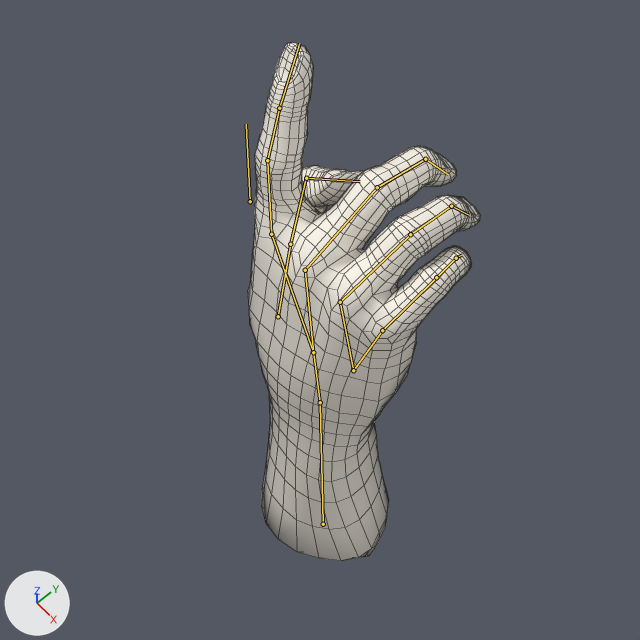
What one commit did to the Blender file hand.blend.
The view is the same before and after, from the file's camera 'Camera'. The axes (+X, +Y, +Z) are drawn at lower left. The lights are the same throughout. Both versions are drawn at the pose saved in each file; the numbers are the values there. The bones that bend it are drawn over the model as lines. Mesh edges are drawn as thin lines.

Names of what the first picture shows: 'HandMesh'.
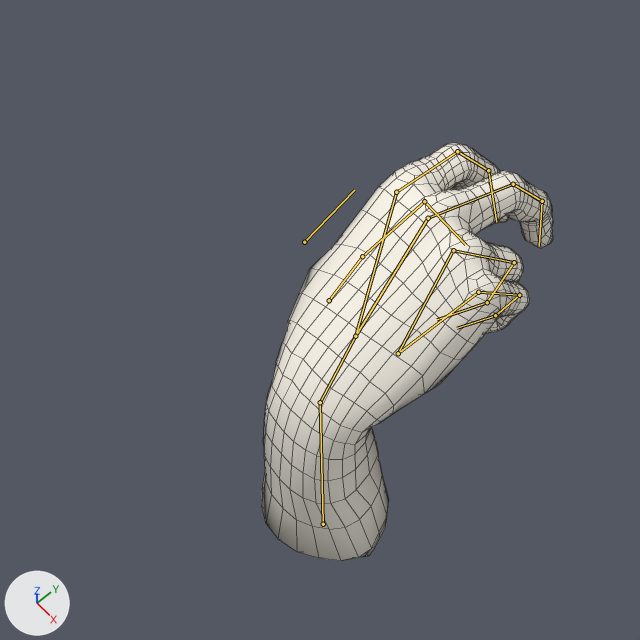
Where the change shows, as pixel boxes [x1, y1, x2, y2] in the pictures (640 x 640 px):
'HandMesh', posed (25% wider, 19% shorter)
    before: [248, 42, 481, 561]
    after: [262, 142, 553, 561]
bone 'wrist.R', root to tip
    before: (320, 402) to (313, 352)
    after: (320, 402) to (355, 336)
bone 'finger2-1.R', root to tip
    before: (271, 234) to (267, 160)
    after: (396, 192) to (457, 151)
bone 'finger3-1.R', root to tip
    before: (305, 270) to (377, 187)
    after: (428, 218) to (513, 184)
bone 'finger4-1.R', root to tip
    before: (340, 302) to (410, 234)
    after: (453, 250) to (514, 262)
bone 'finger5-1.R', root to tip
    before: (382, 330) to (436, 277)
    after: (478, 292) to (519, 295)
bone 'finger1.R', root to tip
    before: (250, 201) to (246, 124)
    after: (304, 242) to (354, 190)

The change in detail:
Bone 'wrist.R' (bone_wrist_r) turns from (0, 0, 0) to (1, 0, 52) degrees about its own x, y and z.
Bone 'finger2-1.R' (bone_finger2_1_r) turns from (0, 0, 0) to (34, 0, 0) degrees about its own x, y and z.
Bone 'finger3-1.R' (bone_finger3_1_r) turns from (38, 0, 0) to (34, 0, 0) degrees about its own x, y and z.
Bone 'finger4-1.R' (bone_finger4_1_r) turns from (38, 0, 0) to (67, 0, 0) degrees about its own x, y and z.
Bone 'finger5-1.R' (bone_finger5_1_r) turns from (38, 0, 0) to (67, 0, 0) degrees about its own x, y and z.
Bone 'finger1.R' (bone_finger1_r) turns from (44, 0, 0) to (70, 0, 0) degrees about its own x, y and z.
